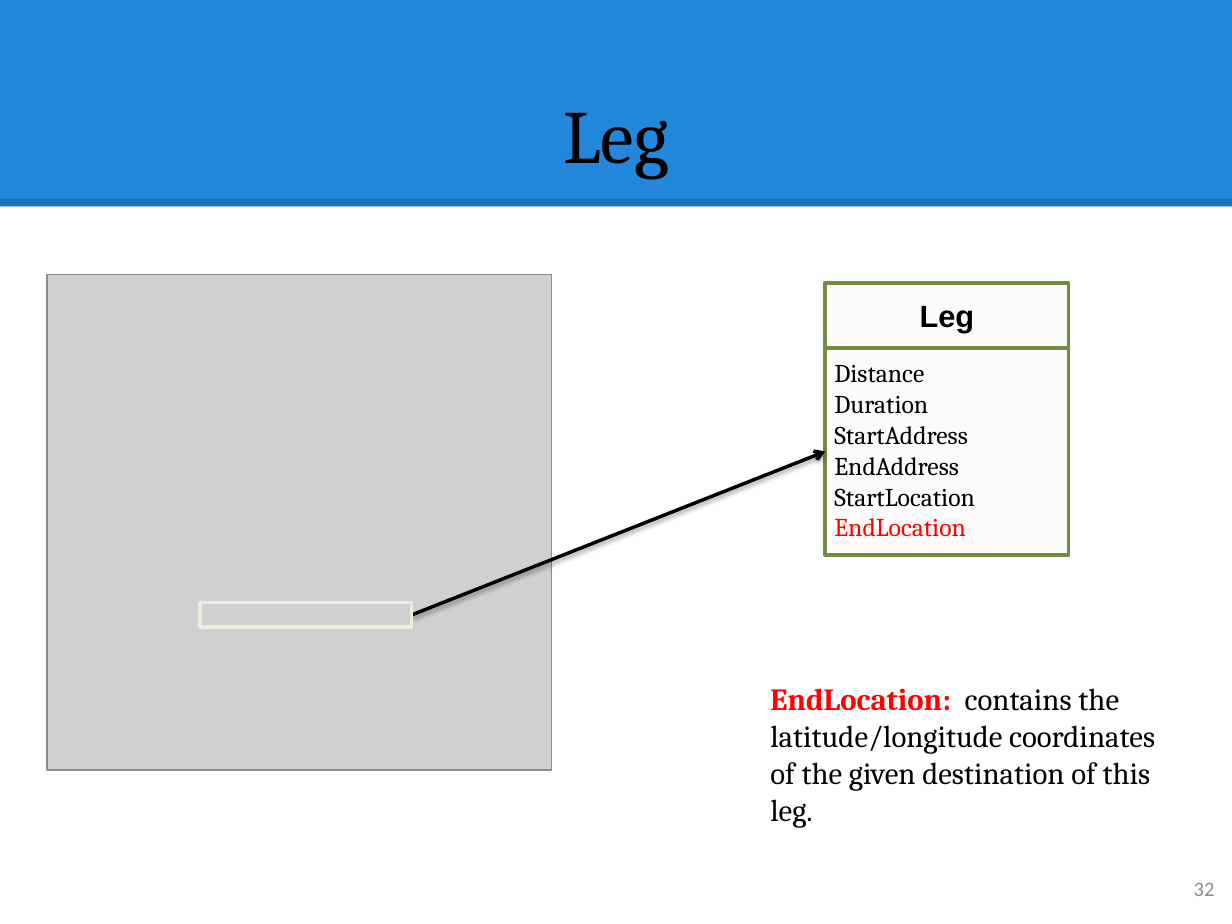
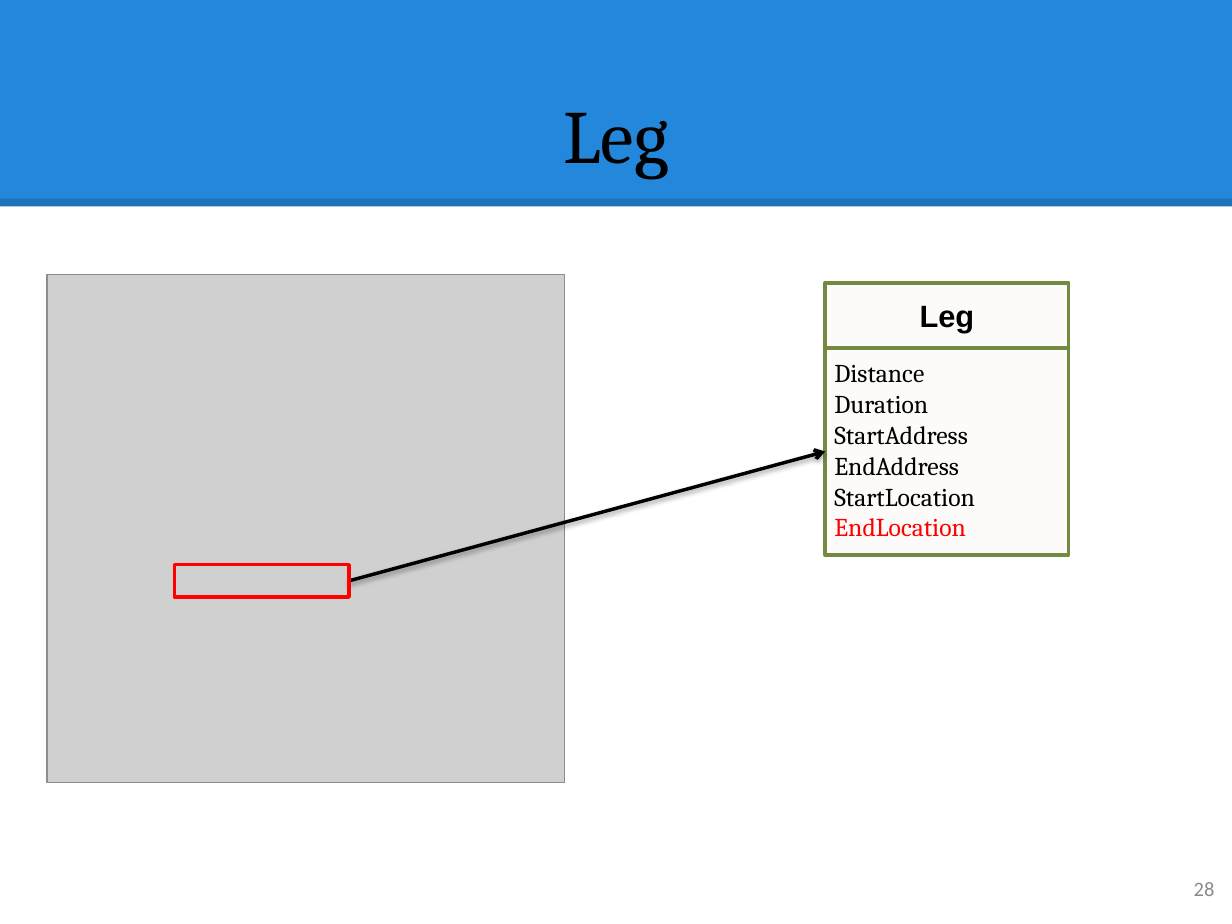
Before and after one commit to hqt/street-router, a slide deck: slide 28 of Document/presentation/ngoan/5 search motorbike.pptx (slide 32 before the commit). Drawn at 1232x924 pixels with LibreOffice and Linux fonts; fonts in the diff are those of the drawing; grey boxes stand for pictures. Boxes give left, top, right and bottom in pixels: in the first picture for what was removed or moved away, otherwise in the second. Text is boxed around its words. In the diff, an @@ line names an element or a change of style, - is before the commit and + after.

```diff
--- a/Document/presentation/ngoan/5 search motorbike.pptx
+++ b/Document/presentation/ngoan/5 search motorbike.pptx
@@ picture: place and size @@
-picture at [47, 275, 552, 770]
+picture at [47, 275, 564, 784]
@@ arrow moved from (411, 615) - (825, 452) to (349, 580) - (825, 452) @@
@@ rectangle: place and size @@
-rectangle at [201, 602, 413, 627]
+rectangle at [174, 564, 349, 596]
@@ rectangle at [174, 564, 349, 596]: outline #EEECE1 2 pt to #FF0000 2 pt @@
@@ text removed at [770, 688, 1155, 828] @@
-EndLocation: contains the latitude/longitude coordinates of the given destination of this leg.
@@ page number at [1194, 882, 1215, 896]: text changed @@
-32
+28
```
Also in this commit, not shown: 14 other slides changed, 15 slides added, 5 slides removed.
